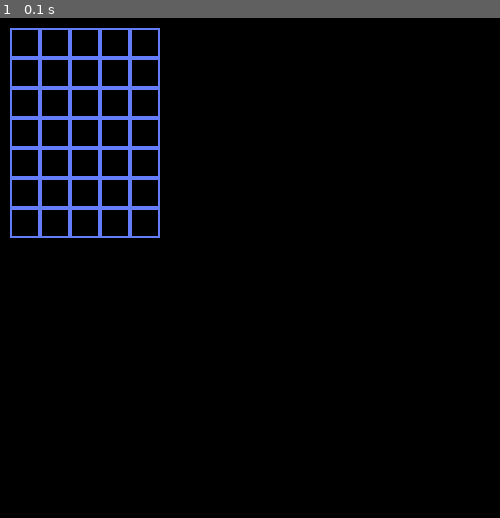
Above: before the commit, frame 1.
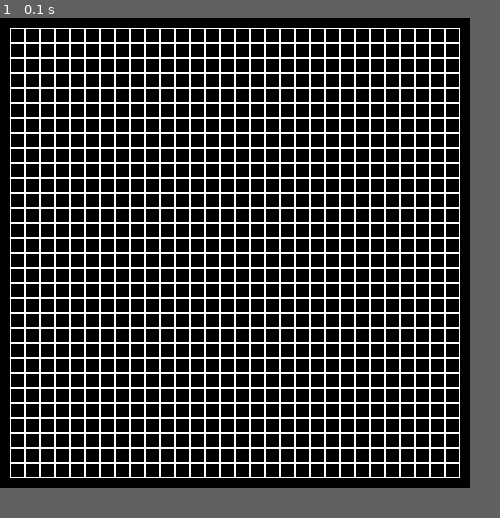
Above: after the commit, the same moment.

Repository: MyFreeR/pyGameSch
Game: pygame game, started from main.py
The game is run twice, just before and just after one commit, with the same random seed, the same clock (stepped at 60 frames per second) and the same inputs.
Inputs:
- Up to frame 1 (0.1 s): no input
In our replay, the window is 500x500 before the commit and 470x470 after it. These sizes can differ from the game's own. Grey fills any space a smaller window leaves; there, only what the larger window draws over its background counts as a difference.

The runs differ from the first frame. In frame 1, 22% of the frame differs, in the area x 2-92%, y 2-92%.

Commit message:
life_one

Diff:
--- a/main.py
+++ b/main.py
@@ -1,22 +1,38 @@
+import copy
+
 import pygame
 
 
 class Board:
     # создание поля
-    def __init__(self, width, height):
+    def __init__(self, width, height, left=10, top=10, cell_size=30):
         self.width = width
         self.height = height
         self.board = [[0] * width for _ in range(height)]
         # значения по умолчанию
-        self.left = 10
-        self.top = 10
-        self.cell_size = 30
+        self.left = 0
+        self.top = 0
+        self.cell_size = 0
+        self.set_view(left, top, cell_size)
+
+    def render(self, screen):
+        for y in range(self.height):
+            for x in range(self.width):
+                pygame.draw.rect(screen, pygame.Color(255, 255, 255),
+                                 (x * self.cell_size + self.left, y * self.cell_size + self.top,
+                                  self.cell_size,
+                                  self.cell_size), 1)
 
     # настройка внешнего вида
     def set_view(self, left, top, cell_size):
         self.left = left
         self.top = top
         self.cell_size = cell_size
+
+    # cell - кортеж (x, y)
+    def on_click(self, cell):
+        # заглушка для реальных игровых полей
+        pass
 
     def get_cell(self, mouse_pos):
         cell_x = (mouse_pos[0] - self.left) // self.cell_size
@@ -25,52 +41,94 @@
             return None
         return cell_x, cell_y
 
-    # cell - кортеж (x, y)
-    def on_click(self, cell):
-        for i in range(self.width):
-            self.board[cell[1]][i] = (self.board[cell[1]][i] + 1) % 2
-        for i in range(self.height):
-            # чтобы не перекрашивать дважды
-            if i == cell[1]:
-                continue
-            self.board[i][cell[0]] = (self.board[i][cell[0]] + 1) % 2
-
     def get_click(self, mouse_pos):
         cell = self.get_cell(mouse_pos)
         if cell:
             self.on_click(cell)
-        else:
-            print(cell)  # которая None
+
+
+class Life(Board):
+    def __init__(self, width, height, left=10, top=10, cell_size=30):
+        super().__init__(width, height, left, top, cell_size)
+
+    def on_click(self, cell):
+        self.board[cell[1]][cell[0]] = (self.board[cell[1]][cell[0]] + 1) % 2
 
     def render(self, screen):
-        colors = [pygame.Color("black"), pygame.Color("white")]
         for y in range(self.height):
             for x in range(self.width):
-                pygame.draw.rect(screen, colors[self.board[y][x]],
+                if self.board[y][x]:
+                    # живые клетки рисуем зелеными
+                    pygame.draw.rect(screen, pygame.Color("green"),
+                                     (x * self.cell_size + self.left, y * self.cell_size + self.top,
+                                      self.cell_size,
+                                      self.cell_size))
+                pygame.draw.rect(screen, pygame.Color(255, 255, 255),
                                  (x * self.cell_size + self.left, y * self.cell_size + self.top,
-                                  self.cell_size, self.cell_size))  # заливка
-                pygame.draw.rect(screen, (100, 125, 250),
-                                 (self.left + x * self.cell_size, self.top + y * self.cell_size,
-                                 self.cell_size, self.cell_size), 2)
+                                  self.cell_size,
+                                  self.cell_size), 1)
+
+    def next_move(self):
+        # сохраняем поле
+        tmp_board = copy.deepcopy(self.board)
+        # пересчитываем
+        for y in range(self.height):
+            for x in range(self.width):
+                # сумма окружающих клеток
+                s = 0
+                for dy in range(-1, 2):
+                    for dx in range(-1, 2):
+                        if x + dx < 0 or x + dx >= self.width or y + dy < 0 or y + dy >= self.height:
+                            continue
+                        s += self.board[y + dy][x + dx]
+                s -= self.board[y][x]
+                if s == 3:
+                    tmp_board[y][x] = 1
+                elif s < 2 or s > 3:
+                    tmp_board[y][x] = 0
+        # обновляем поле
+        self.board = copy.deepcopy(tmp_board)
 
 
 def main():
     pygame.init()
-    size = 500, 500
+    size = 470, 470
     screen = pygame.display.set_mode(size)
-    pygame.display.set_caption('Чёрное белое')
-    # поле 5 на 7
-    board = Board(5, 7)
+    clock = pygame.time.Clock()
+    pygame.display.set_caption('theLifeGame')
+
+    board = Life(30, 30, 10, 10, 15)
+
+    # Включено ли обновление поля
+    time_on = False
+    ticks = 0
+    speed = 10
+
     running = True
+
     while running:
         for event in pygame.event.get():
             if event.type == pygame.QUIT:
                 running = False
-            if event.type == pygame.MOUSEBUTTONDOWN:
+            if event.type == pygame.MOUSEBUTTONDOWN and event.button == 1:
                 board.get_click(event.pos)
+            if event.type == pygame.KEYDOWN and event.key == pygame.K_SPACE or event.type == pygame.MOUSEBUTTONDOWN and event.button == 3:
+                time_on = not time_on
+            if event.type == pygame.MOUSEBUTTONDOWN and event.button == 4:
+                speed += 1
+            if event.type == pygame.MOUSEBUTTONDOWN and event.button == 5:
+                speed -= 1
+
         screen.fill((0, 0, 0))
         board.render(screen)
+        if ticks >= speed:
+            if time_on:
+                board.next_move()
+            ticks = 0
         pygame.display.flip()
+        clock.tick(100)
+        ticks += 1
+    pygame.quit()
 
 
 if __name__ == '__main__':
